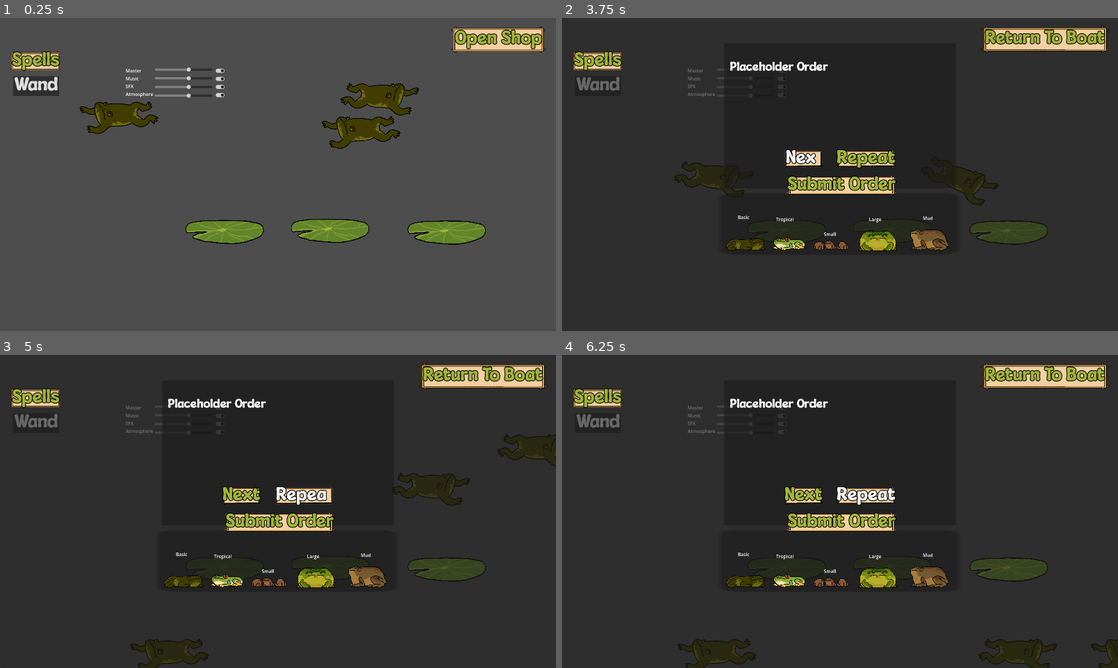
Above: before the commit, frames 1-4 (two rows, left to right).
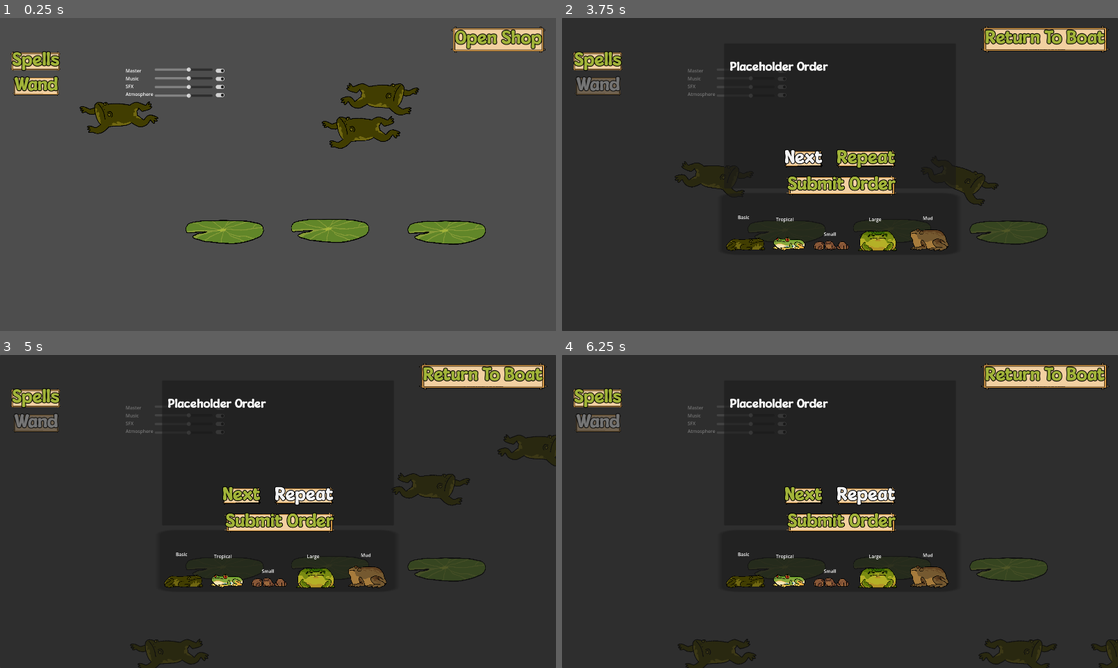
Above: after the commit, the same moments.

Repository: NotTom31/FroggeeToadems
Game: Godot game, scene res://Scenes/Levels/Test/brendan-testing.tscn
The game is run twice, just before and just after one commit, with the same random seed, the same clock (stepped at 60 frames per second) and the same inputs. This scene is started directly instead of the project's main scene.
Inputs (mouse positions are in pixels of both pictures, inside the frame that each line leads up to):
- Up to frame 1 (0.25 s): no input
- Up to frame 2 (3.75 s): click "Wand" at 0.5 s; move the mouse to (917, 318) at 1.27 s; hold Right (ui_right) 1.28-2 s; click (917, 318) at 1.42 s; tap Up (ui_up) at 1.52 s; click "Open Shop" at 2 s; click "Next" at 2.75 s; click "Next" at 3.5 s
- Up to frame 3 (5 s): click "Repeat" at 4.25 s
- Up to frame 4 (6.25 s): move the mouse to (990, 489) at 5.02 s; hold Right (ui_right) 5.03-5.78 s; click (990, 489) at 5.17 s; tap Up (ui_up) at 5.27 s; move the mouse to (723, 655) at 5.77 s; hold Left (ui_left) from 5.78 s (still down); click (723, 655) at 5.92 s

The runs differ from the first frame. In frame 1, 0.5% of the frame differs, in the area x 2-11%, y 18-25%; in frame 2, 0.3%; in frame 3, 0.4%; in frame 4, 0.2%.

Commit message:
Update button art

Diff:
--- a/Scenes/Levels/Test/Main-Scene-Tom.tscn
+++ b/Scenes/Levels/Test/Main-Scene-Tom.tscn
@@ -6,7 +6,6 @@
 [ext_resource type="PackedScene" uid="uid://mv06512gy8op" path="res://Scenes/lillypad.tscn" id="3_fwopu"]
 [ext_resource type="PackedScene" uid="uid://ceqymore53p77" path="res://Scenes/Legacy/temp_ground.tscn" id="3_iya8w"]
 [ext_resource type="PackedScene" uid="uid://dmr6oqf0ghcpp" path="res://Scenes/UI/Wand.tscn" id="3_t5ep4"]
-[ext_resource type="FontFile" uid="uid://bg5wgh22jq31n" path="res://Assets/Fonts/MouldyCheeseRegular-WyMWG.ttf" id="4_gxfrq"]
 [ext_resource type="PackedScene" uid="uid://d3r6wmwxqowp4" path="res://Scenes/FrogDetectionArea.tscn" id="6_fo3t6"]
 [ext_resource type="PackedScene" uid="uid://c4oeq4iblkrbg" path="res://Scenes/Frogs/frog_spawner.tscn" id="6_p8e6y"]
 [ext_resource type="PackedScene" uid="uid://caup4tky6b8g7" path="res://Scenes/spell_ui.tscn" id="9_7b8ed"]
@@ -42,8 +41,6 @@
 offset_top = -53.0
 offset_right = 94.0
 offset_bottom = 15.0
-theme_override_fonts/font = ExtResource("4_gxfrq")
-theme_override_font_sizes/font_size = 60
 
 [node name="Canvas_Shop" parent="." instance=ExtResource("2_llarb")]
 
--- a/Scenes/UI/BlankButton.tscn
+++ b/Scenes/UI/BlankButton.tscn
@@ -12,7 +12,25 @@
 [sub_resource type="StyleBoxTexture" id="StyleBoxTexture_rf4da"]
 texture = ExtResource("2_sdamx")
 
+[sub_resource type="StyleBoxTexture" id="StyleBoxTexture_yanjr"]
+texture = ExtResource("2_sdamx")
+
+[sub_resource type="StyleBoxTexture" id="StyleBoxTexture_5dewl"]
+texture = ExtResource("2_sdamx")
+
+[sub_resource type="StyleBoxTexture" id="StyleBoxTexture_svmh5"]
+texture = ExtResource("2_sdamx")
+
+[sub_resource type="StyleBoxTexture" id="StyleBoxTexture_l4ecc"]
+texture = ExtResource("2_sdamx")
+
+[sub_resource type="StyleBoxTexture" id="StyleBoxTexture_c83af"]
+texture = ExtResource("2_sdamx")
+
 [sub_resource type="StyleBoxTexture" id="StyleBoxTexture_2flv3"]
+texture = ExtResource("2_sdamx")
+
+[sub_resource type="StyleBoxTexture" id="StyleBoxTexture_tdm07"]
 texture = ExtResource("2_sdamx")
 
 [sub_resource type="StyleBoxTexture" id="StyleBoxTexture_16dta"]
@@ -27,6 +45,12 @@
 theme_override_styles/focus = SubResource("StyleBoxTexture_k2yaa")
 theme_override_styles/disabled_mirrored = SubResource("StyleBoxTexture_g8tww")
 theme_override_styles/disabled = SubResource("StyleBoxTexture_rf4da")
+theme_override_styles/hover_pressed_mirrored = SubResource("StyleBoxTexture_yanjr")
+theme_override_styles/hover_pressed = SubResource("StyleBoxTexture_5dewl")
+theme_override_styles/hover_mirrored = SubResource("StyleBoxTexture_svmh5")
+theme_override_styles/hover = SubResource("StyleBoxTexture_l4ecc")
+theme_override_styles/pressed_mirrored = SubResource("StyleBoxTexture_c83af")
 theme_override_styles/pressed = SubResource("StyleBoxTexture_2flv3")
+theme_override_styles/normal_mirrored = SubResource("StyleBoxTexture_tdm07")
 theme_override_styles/normal = SubResource("StyleBoxTexture_16dta")
 text = "test"
--- a/Scenes/UI/Wand.tscn
+++ b/Scenes/UI/Wand.tscn
@@ -1,4 +1,6 @@
-[gd_scene format=3 uid="uid://dmr6oqf0ghcpp"]
+[gd_scene load_steps=2 format=3 uid="uid://dmr6oqf0ghcpp"]
+
+[ext_resource type="PackedScene" uid="uid://baeaj55y6xd38" path="res://Scenes/UI/BlankButton.tscn" id="1_hdvb6"]
 
 [node name="Wand" type="Control"]
 layout_mode = 3
@@ -8,8 +10,12 @@
 grow_horizontal = 2
 grow_vertical = 2
 
-[node name="Button" type="Button" parent="."]
+[node name="Button" parent="." instance=ExtResource("1_hdvb6")]
 layout_mode = 0
-offset_right = 8.0
-offset_bottom = 8.0
+theme_override_colors/font_disabled_color = Color(0.635294, 0.705882, 0.223529, 1)
+theme_override_colors/font_hover_pressed_color = Color(0.635294, 0.705882, 0.223529, 1)
+theme_override_colors/font_hover_color = Color(0.635294, 0.705882, 0.223529, 1)
+theme_override_colors/font_pressed_color = Color(1, 1, 1, 1)
+theme_override_colors/font_focus_color = Color(0.635294, 0.705882, 0.223529, 1)
+toggle_mode = true
 text = "Wand"
Not shown: 1 places in Scenes/Levels/Test/Main-Scene-Tom.tscn that only renumber resources
Not shown: 1 places in Scenes/UI/BlankButton.tscn that only renumber resources
